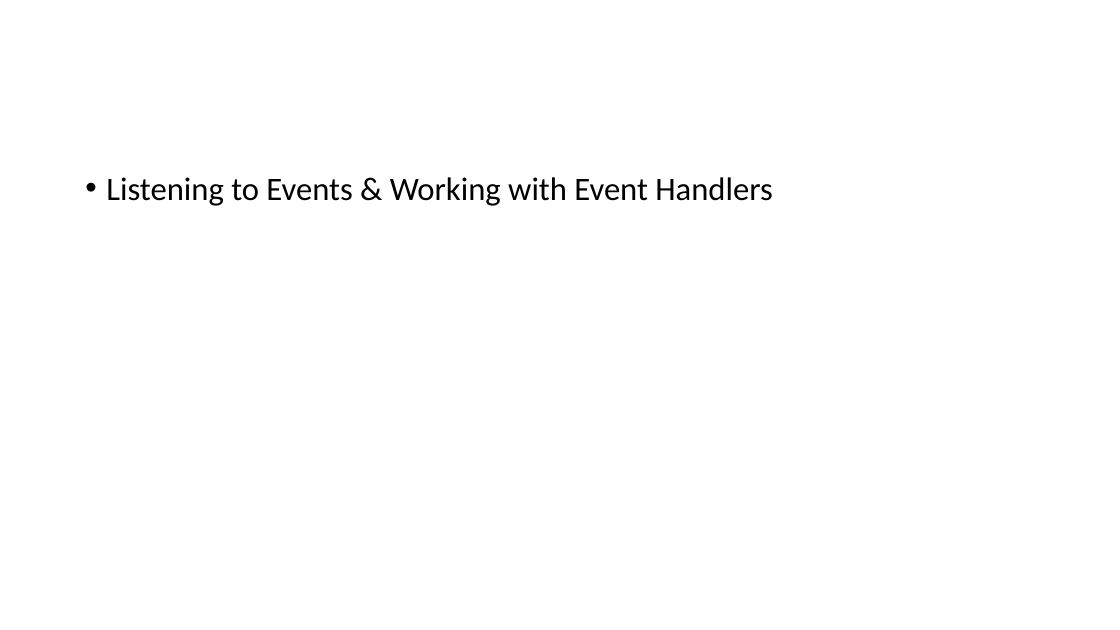
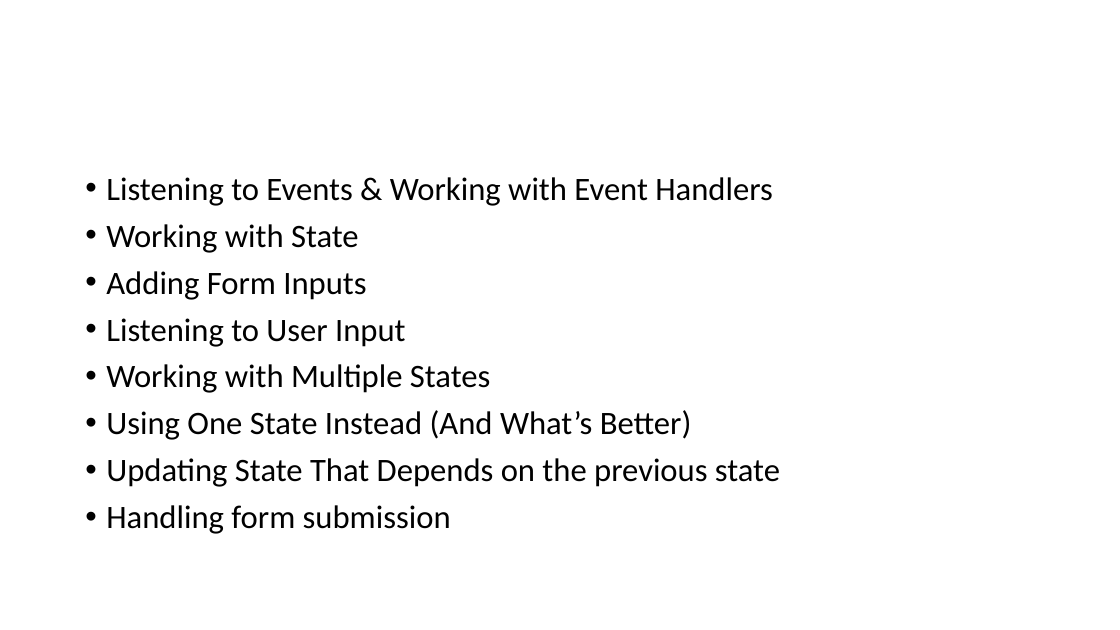
Before and after one commit to PiyushChaturvedii/Batch04, a slide deck: slide 6 of Reactjs.pptx. Drawn at 1120x630 pixels with LibreOffice and Linux fonts; fonts in the diff are those of the drawing. Boxes give left, top, right and bottom in pixels: in the first picture for what was removed or moved away, otherwise in the second. Text is boxed around its words. In the diff, an @@ line names an element or a change of style, - is before the commit and + after.

```diff
--- a/Reactjs.pptx
+++ b/Reactjs.pptx
@@ text at (106,224,780,534): paragraphs added @@
+• Working with State
+• Adding Form Inputs
+• Listening to User Input
+• Working with Multiple States
+• Using One State Instead (And What’s Better)
+• Updating State That Depends on the previous state
+• Handling form submission
```
Also in this commit, not shown: 48 other files.
